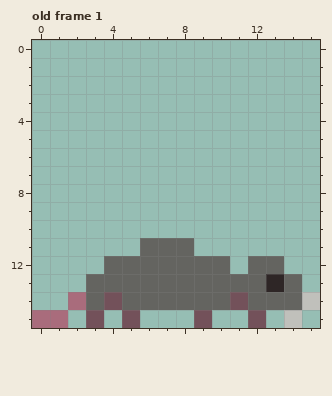
One commit to this pixel-art file: PixelEngine/res/sprites/rat.aseprite. Above: the version before the commit.
16x16 pixels, 1 frame. Shown: old frame 1.
And afterwards:
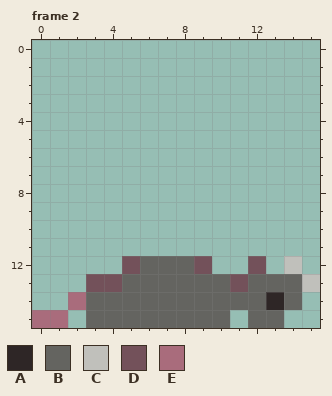
Palette (. is transparent): A #2e2626  B #646460  C #c0c0bb  D #73515a  E #a96c7c
A new or re-ordered frame is compared with the old frame closest to it.
What changed:
frames 1 -> 2
Changed rows in their new state; - is an unchanged pixel.
Frame 2 is new; against old frame 1:
first column x 3:
11 ---...-------
12 -.D---D.-D.C-
13 DD------D-B-C
14 -B------B-A-.
15 BBBBBBBB-BB.-
Changed places in both pictures, as pixel boxes (x1, y1, x2, y2):
changed: (86, 238, 320, 328)
